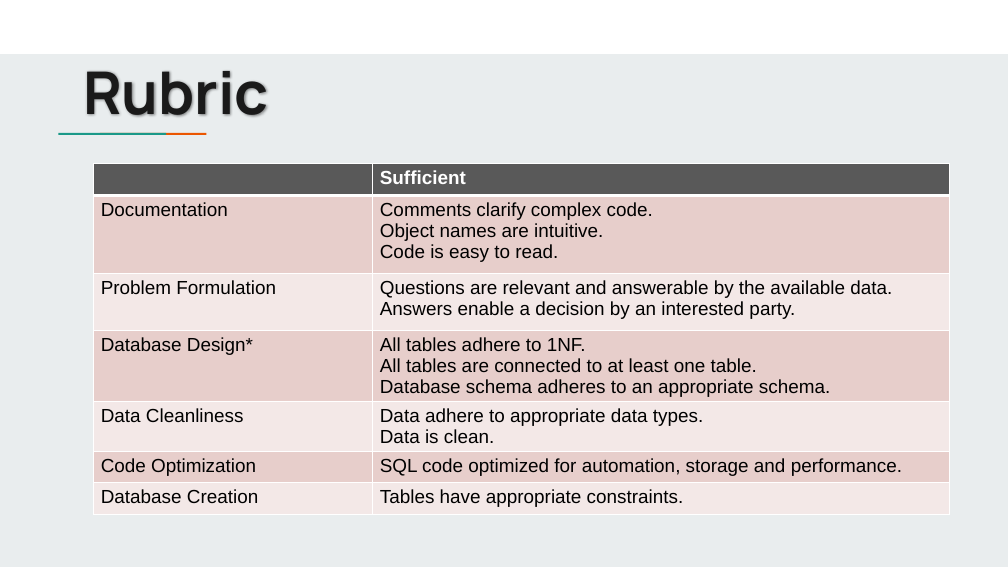
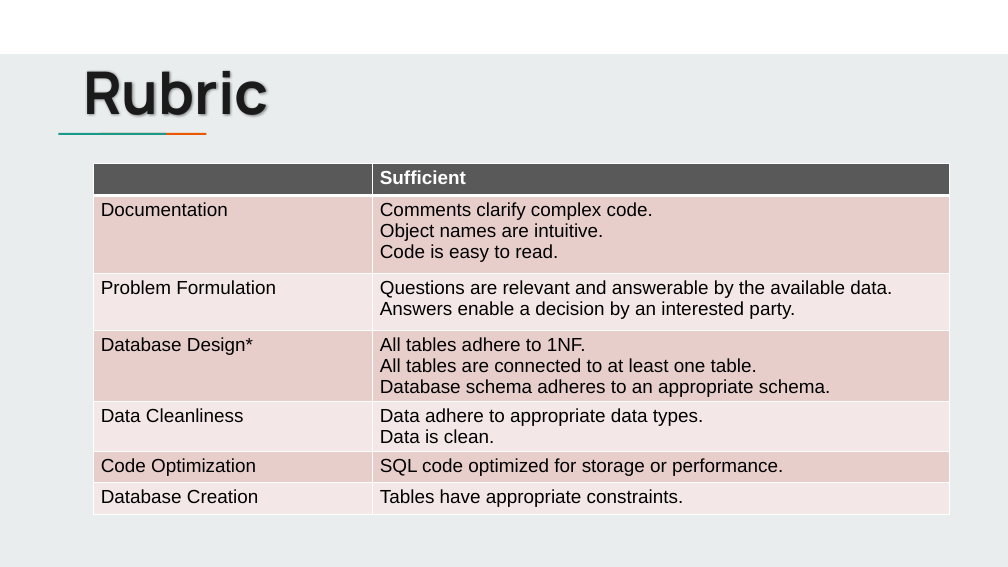
Before and after one commit to jbergmann56/OSDA-DataManipulationAndManagement, a slide deck: slide 6 of Class Project/Class Project - Cohort 7.pptx. Drawn at 1008x567 pixels with LibreOffice and Linux fonts; fonts in the diff are those of the drawing. Boxes give left, top, right and bottom in pixels: in the first picture for what was removed or moved away, otherwise in the second. Text is boxed around its words. In the diff, an @@ line names an element or a change of style, - is before the commit and + after.

```diff
--- a/Class Project/Class Project - Cohort 7.pptx
+++ b/Class Project/Class Project - Cohort 7.pptx
@@ table at <box>93,164,949,511</box> @@
-row 6, column 2: SQL code optimized for automation, storage and performance.
+row 6, column 2: SQL code optimized for storage or performance.
```
Also in this commit, not shown: 1 other slide changed, 1 slide added, 7 other files.
